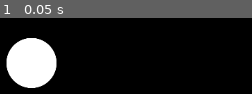
Above: before the commit, frame 1.
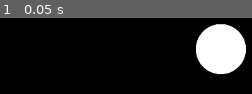
Above: after the commit, the same moment.

Repository: andrew-wiskus/blackhole-godot-wildjam-7-25
Game: Godot game, scene res://main.tscn
Same seed, same stepped clock (60 frames per second), same inputs: the game is played once before the commit and once after it.
Inputs:
- Up to frame 1 (0.05 s): no input

The runs differ from the first frame. In frame 1, 21% of the frame differs, in the area x 2-98%, y 7-93%.

Commit message:
draggable, launchable, CONSUMABLE?!

Diff:
--- a/blackhole/Gravity/gravity_well.tscn
+++ b/blackhole/Gravity/gravity_well.tscn
@@ -1,13 +1,12 @@
 [gd_scene load_steps=3 format=3 uid="uid://5pkj5t0rttfq"]
 
-[ext_resource type="Script" uid="uid://dhqxmry7jc0b7" path="res://Gravity/gravity_well.gd" id="1_lbras"]
+[ext_resource type="Script" path="res://gravity_well.gd" id="1_lbras"]
 
 [sub_resource type="CircleShape2D" id="CircleShape2D_f5ypn"]
 radius = 112.0
 
 [node name="Gravity Well" type="Area2D"]
 script = ExtResource("1_lbras")
-affected_group = "Grabbable"
 
 [node name="CollisionShape2D" type="CollisionShape2D" parent="."]
 shape = SubResource("CircleShape2D_f5ypn")
--- a/blackhole/Gravity/test.tscn
+++ b/blackhole/Gravity/test.tscn
@@ -8,7 +8,6 @@
 
 [node name="Gravity Well" parent="." instance=ExtResource("1_r0meq")]
 position = Vector2(535, 306)
-affected_group = "grabbable"
 
 [node name="Star" type="RigidBody2D" parent="." groups=["grabbable"]]
 position = Vector2(476, 231)
--- a/blackhole/Launcher/drag_input_controlelr.tscn
+++ /dev/null
@@ -1,13 +0,0 @@
-[gd_scene load_steps=2 format=3 uid="uid://d3auj8t7m3ngj"]
-
-[sub_resource type="RectangleShape2D" id="RectangleShape2D_click"]
-size = Vector2(64, 64)
-
-[node name="Grid Drag & Drop" type="Node2D"]
-z_index = 10
-metadata/_edit_group_ = true
-
-[node name="ClickArea" type="Area2D" parent="."]
-
-[node name="CollisionShape2D" type="CollisionShape2D" parent="ClickArea"]
-shape = SubResource("RectangleShape2D_click")
--- a/blackhole/Launcher/launcher_drag_input.gd
+++ b/blackhole/Launcher/drag_input_controller.gd
@@ -1,14 +1,13 @@
-class_name GridDragDrop extends Node2D
+class_name DragInputController extends Area2D
 
-signal on_drag_start(entity: GridDragDrop)
-signal on_drop(entity: GridDragDrop, at_position: Vector2)
-signal on_click()
+signal on_drag_start(drag_origin: Vector2)
+signal on_drop(drag_origin: Vector2, drag_position: Vector2, distance: float)
+signal handle_drag(drag_origin: Vector2, drag_position: Vector2, distance: float)
 
-@export var drag_distance_threshold: float = 5
+@export var drag_distance_threshold: float = 0
 
 # origin of the drag
 var _original_position: Vector2
-var _original_z_index: int
 var _start_drag_mouse_offset: Vector2 = Vector2.ZERO
 var _drag_distance: float = 0.0
 var parent_node: Node2D
@@ -19,7 +18,7 @@
 var is_dragging: bool = false
 
 func _ready() -> void:
-	get_node("ClickArea").input_event.connect(_on_click_area_input_event)
+	input_event.connect(_on_click_area_input_event)
 	parent_node = get_parent()
 
 func _start_drag(mouse_pos: Vector2) -> void:
@@ -27,7 +26,6 @@
 
 	_original_position = parent_node.global_position
 	_start_drag_mouse_offset = Vector2(mouse_pos - _original_position)
-	_original_z_index = z_index
 
 	z_index = 100
 	on_drag_start.emit(self)
@@ -37,33 +35,29 @@
 		return
 
 	is_dragging = false
-	z_index = _original_z_index
 
 	if _drag_distance < drag_distance_threshold:
-		_target_position = _original_position
 		_handle_click()
 	else:
-		var drop_position = get_global_mouse_position() # TODO: probably want to add some extra based on velocity (position_dif * time)
-		on_drop.emit(self, drop_position)
-
+		var drag_position: Vector2 = get_global_mouse_position() # can limit its max-pull radius here
+		var distance = _original_position.distance_to(drag_position)
+		on_drop.emit(_original_position, drag_position, distance)
 
 func _process(_delta: float) -> void:
-	if _target_position != Vector2.ZERO:
-		var speed = 5000
-		parent_node.global_position = parent_node.global_position.move_toward(_target_position, speed * _delta)
-
 	# Check for global mouse button release to end drag
 	if is_dragging and not Input.is_mouse_button_pressed(MOUSE_BUTTON_LEFT):
 		_end_drag()
+		return
 
 	if is_dragging:
-		_target_position = get_global_mouse_position()
-		_drag_distance = _original_position.distance_to(_target_position)
+		var drag_position: Vector2 = get_global_mouse_position() # can limit its max-pull radius here
+		var distance = _original_position.distance_to(drag_position)
+		handle_drag.emit(_original_position, drag_position, distance)
 
 func _on_click_area_input_event(_viewport: Viewport, event: InputEvent, _shape_idx: int) -> void:
 	if event is InputEventMouseButton:
 		if event.button_index == MOUSE_BUTTON_LEFT and event.pressed:
 			_start_drag(event.global_position)
 
-func _handle_click() -> void:
-	on_click.emit(self)
+func _handle_click():
+	pass
--- /dev/null
+++ b/blackhole/blackhole.gd
@@ -0,0 +1,51 @@
+extends RigidBody2D
+
+@onready var line_2d: Line2D = $"../Drag Indiactor Line"
+@export var impulse_strength: float = 100.0
+var drag_origin: Vector2
+var max_distance: float = 300.0
+
+func _ready():
+	# Set up the Line2D properties
+	line_2d.width = 5.0
+	line_2d.begin_cap_mode = Line2D.LINE_CAP_ROUND
+	line_2d.end_cap_mode = Line2D.LINE_CAP_ROUND
+	line_2d.joint_mode = Line2D.LINE_JOINT_ROUND
+	line_2d.default_color = Color.WHITE
+
+func _on_drag_start(drag_origin: Vector2) -> void:
+	line_2d.clear_points()
+	line_2d.add_point(drag_origin)
+	line_2d.add_point(drag_origin)
+	line_2d.default_color = Color.WHITE
+
+func _on_launch(_drag_origin: Vector2, _drag_end: Vector2, _distance: float) -> void:
+	var drag_origin = global_position
+	var drag_position = get_global_mouse_position()
+	var distance = drag_origin.distance_to(drag_position)
+	var clamped_distance = min(distance, max_distance)
+	line_2d.clear_points()
+
+	var drag_direction = (drag_position - global_position).normalized()
+	var impulse_direction = -drag_direction  # Opposite direction for launch
+	var impulse_magnitude = (clamped_distance / max_distance) * impulse_strength
+
+	var impulse = impulse_direction * impulse_magnitude
+	self.apply_central_impulse(impulse)
+
+func _handle_drag(_drag_origin: Vector2, _drag_position: Vector2, _distance: float) -> void:
+	var drag_origin = global_position
+	var drag_position = get_global_mouse_position()
+	var distance = drag_origin.distance_to(drag_position)
+	var clamped_distance = min(distance, max_distance)
+	var drag_direction = (drag_position - global_position).normalized()
+	var final_position = drag_origin + drag_direction * clamped_distance
+
+	line_2d.clear_points()
+	line_2d.add_point(global_position)
+	line_2d.add_point(final_position)
+
+	var color_progress = clamped_distance / max_distance
+
+	var line_color = Color.WHITE.lerp(Color.RED, color_progress)
+	line_2d.default_color = line_color
--- a/blackhole/main.tscn
+++ b/blackhole/main.tscn
@@ -1,16 +1,35 @@
-[gd_scene load_steps=2 format=3 uid="uid://tiudc2yx5cnh"]
+[gd_scene load_steps=6 format=3 uid="uid://tiudc2yx5cnh"]
 
 [ext_resource type="Texture2D" uid="uid://ixparnytkd4l" path="res://Assets/circle.png" id="1_0xm2m"]
+[ext_resource type="Script" uid="uid://d0yuuatbtexiq" path="res://blackhole.gd" id="1_1bvp3"]
+[ext_resource type="PackedScene" uid="uid://5pkj5t0rttfq" path="res://Gravity/gravity_well.tscn" id="2_h2yge"]
+[ext_resource type="Script" uid="uid://eofade53c0ol" path="res://Launcher/drag_input_controller.gd" id="3_1bvp3"]
+
+[sub_resource type="CircleShape2D" id="CircleShape2D_lquwl"]
 
 [node name="Node2D" type="Node2D"]
 
-[node name="LaunchController" type="Node2D" parent="."]
-position = Vector2(278, 321)
+[node name="Drag Indiactor Line" type="Line2D" parent="."]
 
-[node name="Launch Dragger" type="Node2D" parent="LaunchController"]
-position = Vector2(1, 1)
+[node name="Blackhole" type="RigidBody2D" parent="."]
+position = Vector2(552, 302)
+gravity_scale = 0.0
+script = ExtResource("1_1bvp3")
 metadata/_edit_group_ = true
 
-[node name="Circle" type="Sprite2D" parent="LaunchController/Launch Dragger"]
+[node name="Circle" type="Sprite2D" parent="Blackhole"]
 scale = Vector2(0.3, 0.3)
 texture = ExtResource("1_0xm2m")
+
+[node name="Gravity Well" parent="Blackhole" instance=ExtResource("2_h2yge")]
+
+[node name="Drag Input Signaller" type="Area2D" parent="Blackhole"]
+script = ExtResource("3_1bvp3")
+
+[node name="CollisionShape2D" type="CollisionShape2D" parent="Blackhole/Drag Input Signaller"]
+scale = Vector2(4.88002, 4.88002)
+shape = SubResource("CircleShape2D_lquwl")
+
+[connection signal="handle_drag" from="Blackhole/Drag Input Signaller" to="Blackhole" method="_handle_drag"]
+[connection signal="on_drag_start" from="Blackhole/Drag Input Signaller" to="Blackhole" method="_on_drag_start"]
+[connection signal="on_drop" from="Blackhole/Drag Input Signaller" to="Blackhole" method="_on_launch"]
Renamed: blackhole/Launcher/launcher_drag_input.gd.uid -> blackhole/Launcher/drag_input_controller.gd.uid
Not shown, added: blackhole/blackhole.gd.uid
